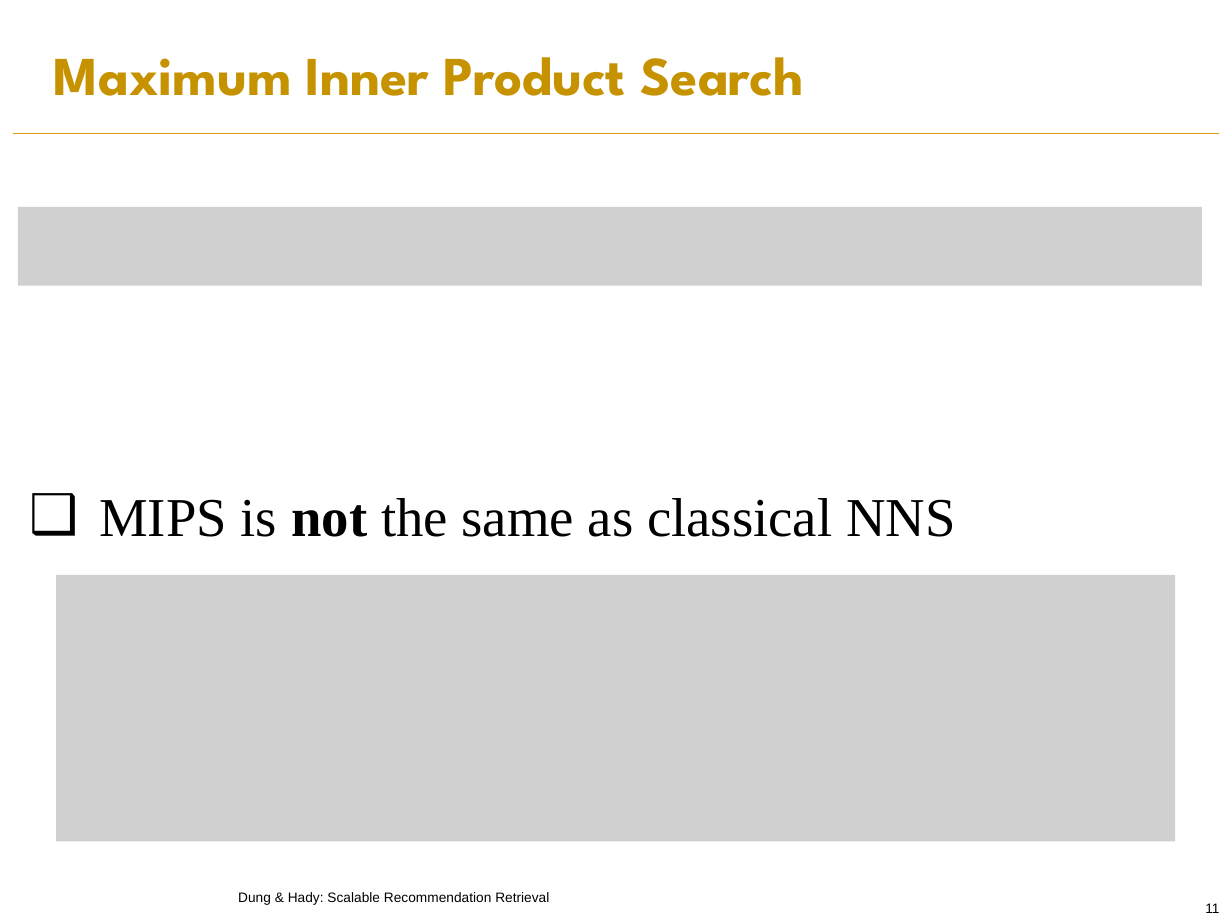
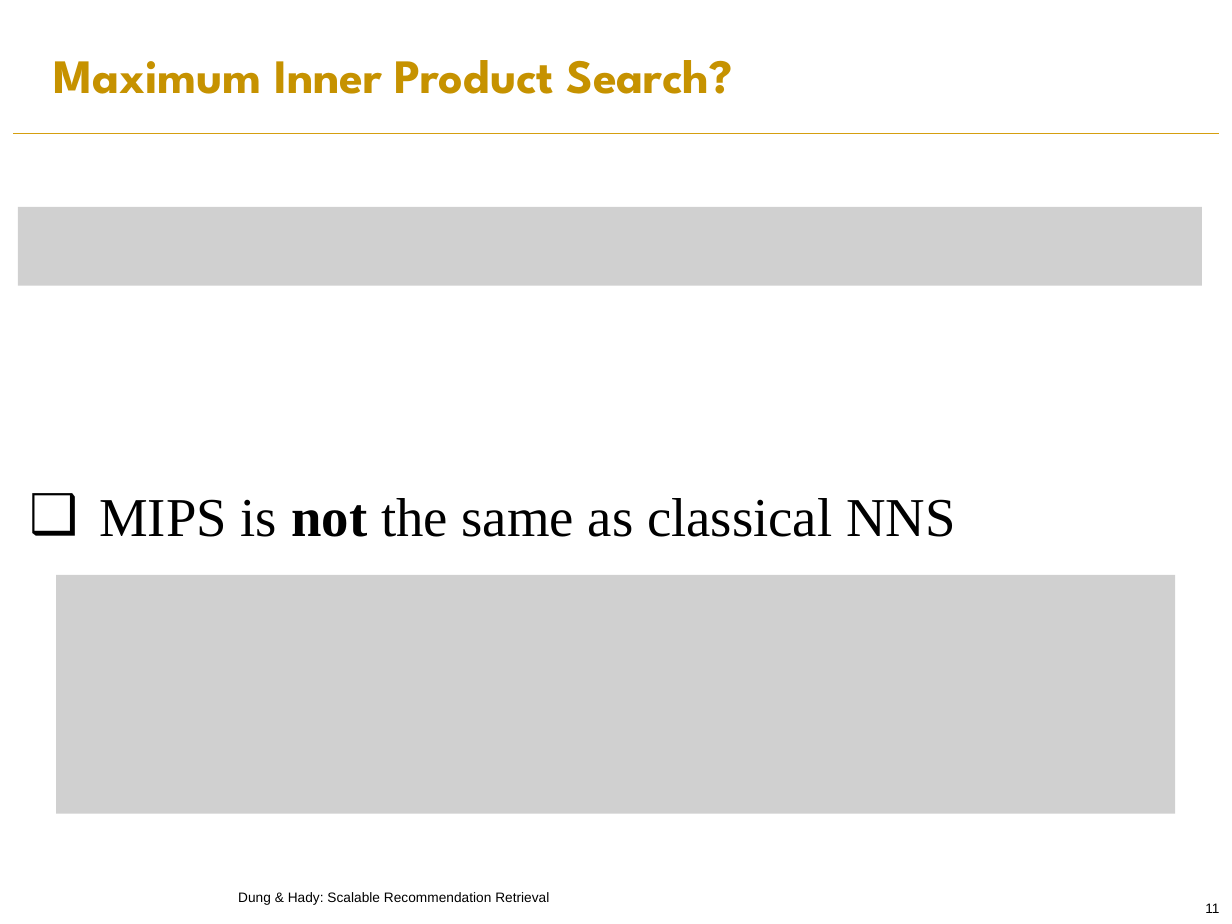
Before and after one commit to PreferredAI/recommendation-retrieval, a slide deck: slide 11 of slides/aaai19-tutorial.pptx. Drawn at 1232x924 pixels with LibreOffice and Linux fonts; fonts in the diff are those of the drawing; grey boxes stand for pictures; background and template pictures are left out. Boxes give left, top, right and bottom in pixels: in the first picture for what was removed or moved away, otherwise in the second. Text is boxed around its words. In the diff, an @@ line names an element or a change of style, - is before the commit and + after.

```diff
--- a/slides/aaai19-tutorial.pptx
+++ b/slides/aaai19-tutorial.pptx
@@ title at [53, 60, 732, 94]: text changed; size 32 to 28 pt @@
-Maximum Inner Product Search
+Maximum Inner Product Search?
@@ picture: place and size @@
-picture at [57, 575, 1175, 841]
+picture at [57, 575, 1175, 814]
```
Also in this commit, not shown: 24 other slides changed, 4 slides added, 2 slides removed.
